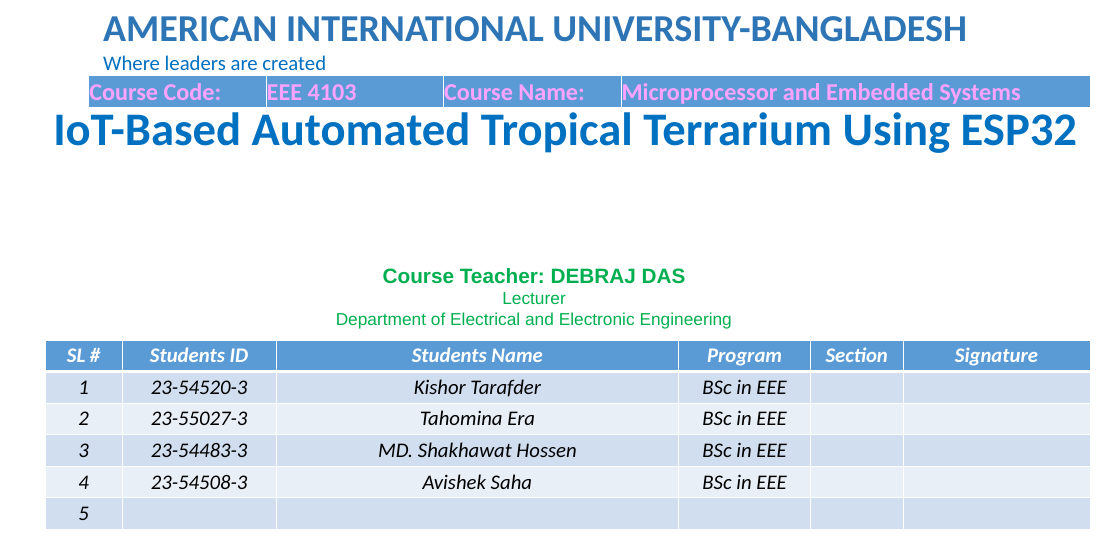
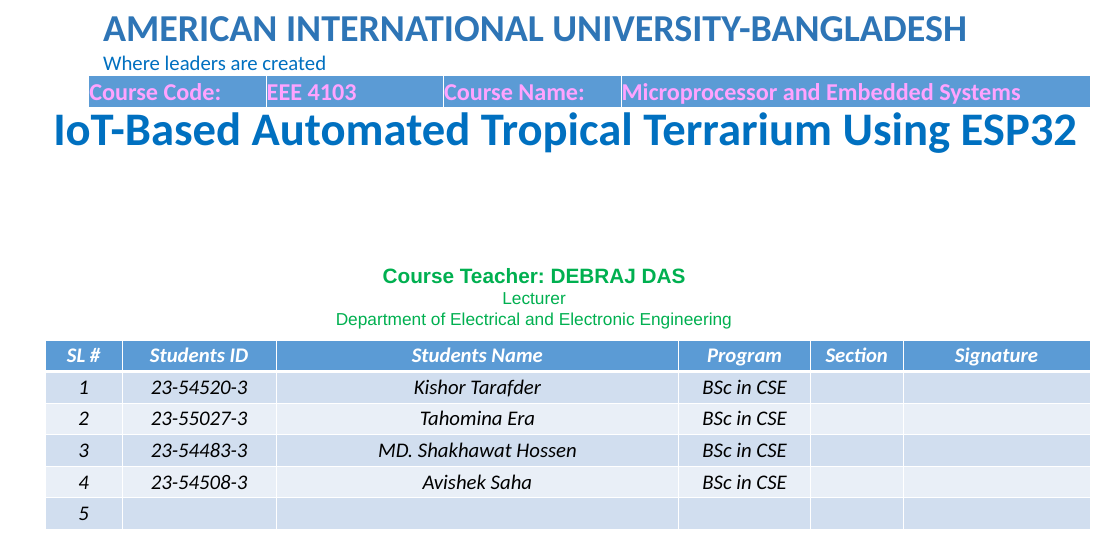
Before and after one commit to kishorkishor/Terrarium, a slide deck: slide 1 of TERRARIUM-Presentation.pptx. Drawn at 1120x560 pixels with LibreOffice and Linux fonts; fonts in the diff are those of the drawing; background and template pictures are left out. Boxes give left, top, right and bottom in pixels: in the first picture for what was removed or moved away, otherwise in the second. Text is boxed around its words. In the diff, an @@ line names an element or a change of style, - is before the commit and + after.

```diff
--- a/TERRARIUM-Presentation.pptx
+++ b/TERRARIUM-Presentation.pptx
@@ table at [45,340,1090,526] @@
-row 2, column 4: BSc in EEE
+row 2, column 4: BSc in CSE
-row 3, column 4: BSc in EEE
+row 3, column 4: BSc in CSE
-row 4, column 4: BSc in EEE
+row 4, column 4: BSc in CSE
-row 5, column 4: BSc in EEE
+row 5, column 4: BSc in CSE
```
Also in this commit, not shown: 3 other files.
